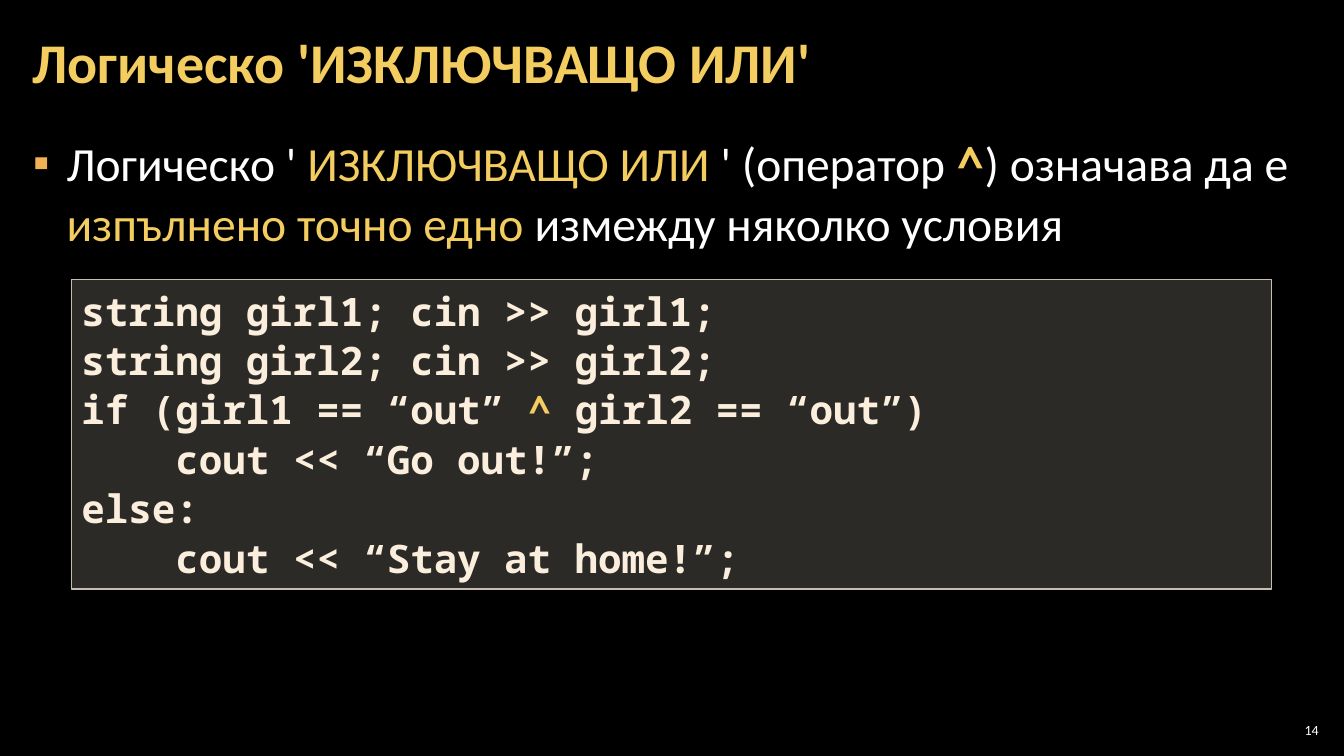
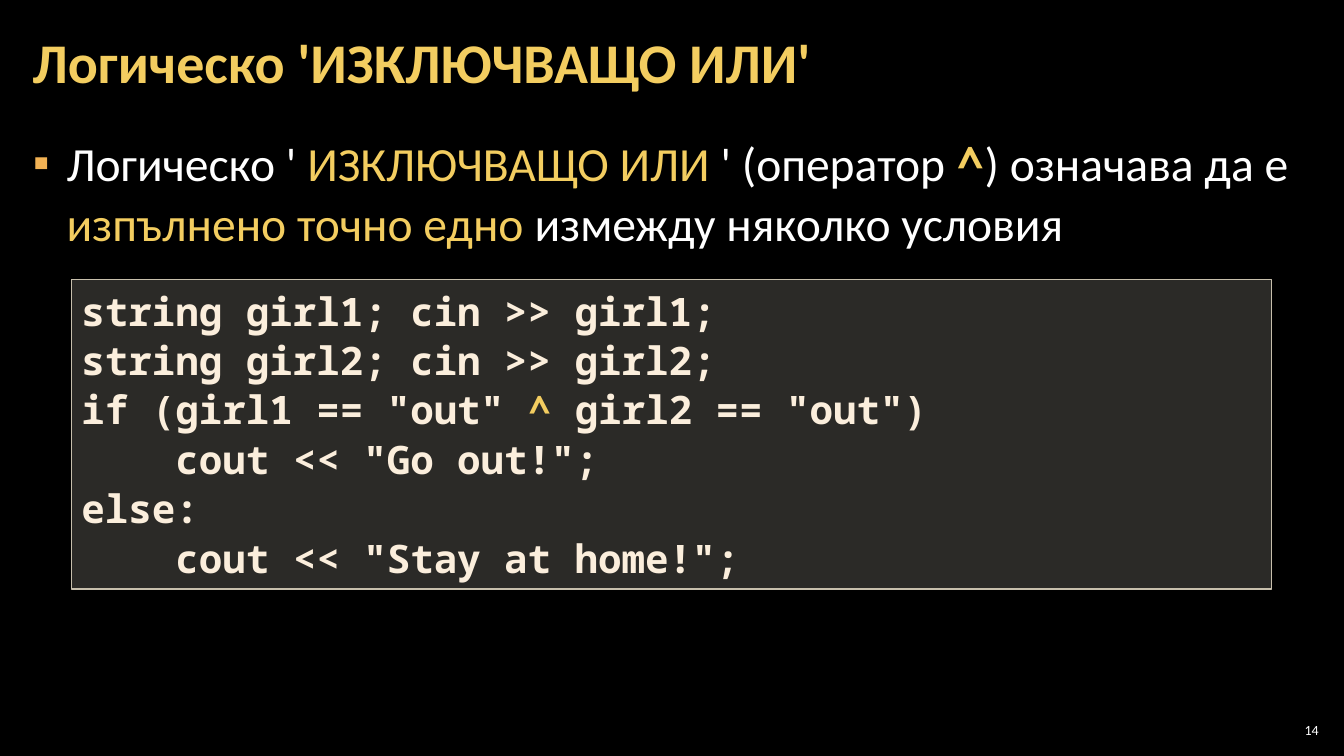
Before and after one commit to Software-University/C-plus-plus, a slide deck: slide 14 of 4. Complex-Conditions/4. Complex-Conditions.pptx. Drawn at 1344x756 pixels with LibreOffice and Linux fonts; fonts in the diff are those of the drawing; background and template pictures are left out. Boxes give left, top, right and bottom in pixels: in the first picture for what was removed or moved away, otherwise in the second. Text is boxed around its words. In the diff, an @@ line names an element or a change of style, - is before the commit and + after.

```diff
--- a/4. Complex-Conditions/4. Complex-Conditions.pptx
+++ b/4. Complex-Conditions/4. Complex-Conditions.pptx
@@ text in rectangle at <box>81,393,927,480</box>: text changed @@
-if (girl1 == “out” ^ girl2 == “out”)
-cout << “Go out!”;
+if (girl1 == "out" ^ girl2 == "out")
+cout << "Go out!";
@@ text in rectangle at <box>175,543,739,583</box>: text changed @@
-cout << “Stay at home!”;
+cout << "Stay at home!";
```
Also in this commit, not shown: 11 other slides changed, 5 other files.
